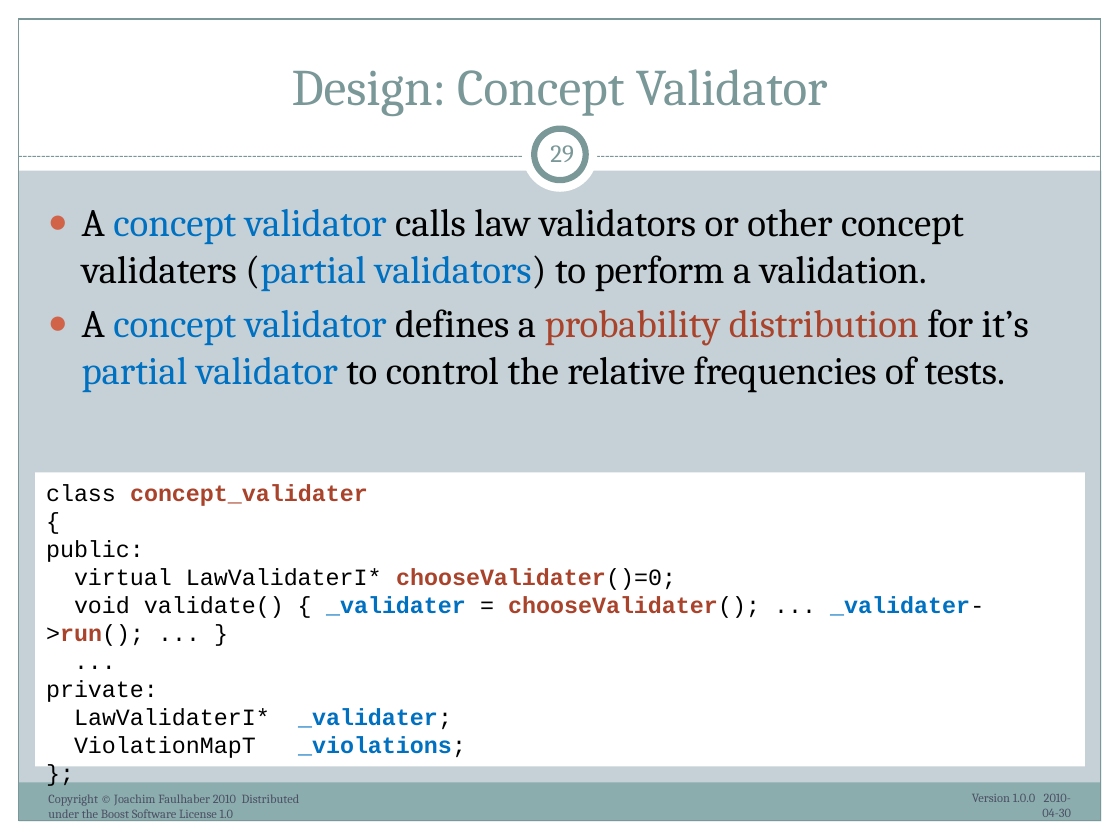
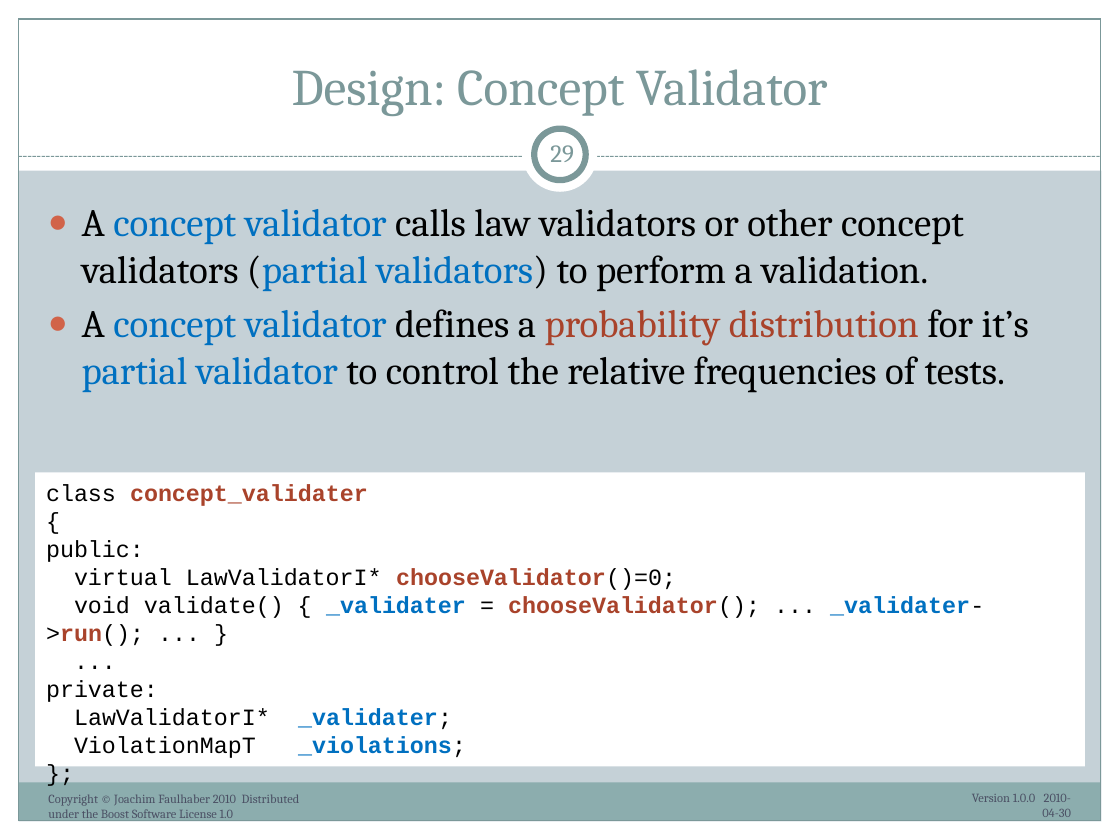
Before and after one commit to ryppl/boost-history, a slide deck: slide 29 of itl/libs/validate/doc/boostcon2010/BoostAlabaster.pptx. Drawn at 1120x840 pixels with LibreOffice and Linux fonts; fonts in the diff are those of the drawing. Boxes give left, top, right and bottom in pixels: in the first picture for what was removed or moved away, otherwise in the second. Text is boxed around its words. In the diff, an @@ line names an element or a change of style, - is before the commit and + after.

```diff
--- a/itl/libs/validate/doc/boostcon2010/BoostAlabaster.pptx
+++ b/itl/libs/validate/doc/boostcon2010/BoostAlabaster.pptx
@@ text at <box>82,209,964,291</box>: text changed @@
-● A concept validator calls law validators or other concept validaters (partial validators) to perform a validation.
+● A concept validator calls law validators or other concept validators (partial validators) to perform a validation.
@@ text in rectangle at <box>46,568,984,646</box>: text changed @@
-virtual LawValidaterI* chooseValidater()=0;
-void validate() { _validater = chooseValidater(); ... _validater->run(); ... }
+virtual LawValidatorI* chooseValidator()=0;
+void validate() { _validater = chooseValidator(); ... _validater->run(); ... }
@@ text in rectangle at <box>74,708,452,729</box>: text changed @@
-LawValidaterI* _validater;
+LawValidatorI* _validater;
```
Also in this commit, not shown: 11 other slides changed.
